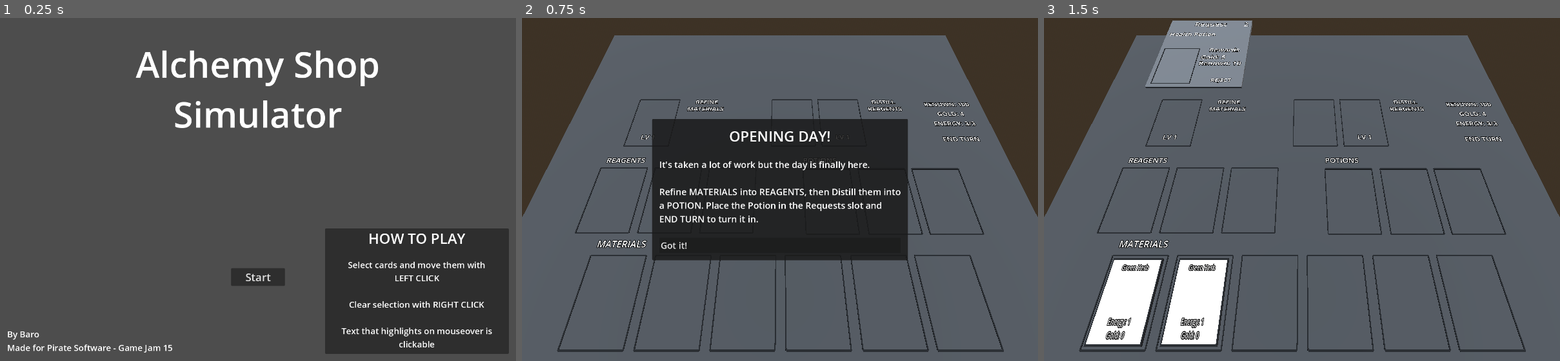
Above: before the commit, frames 1-3 (left to right).
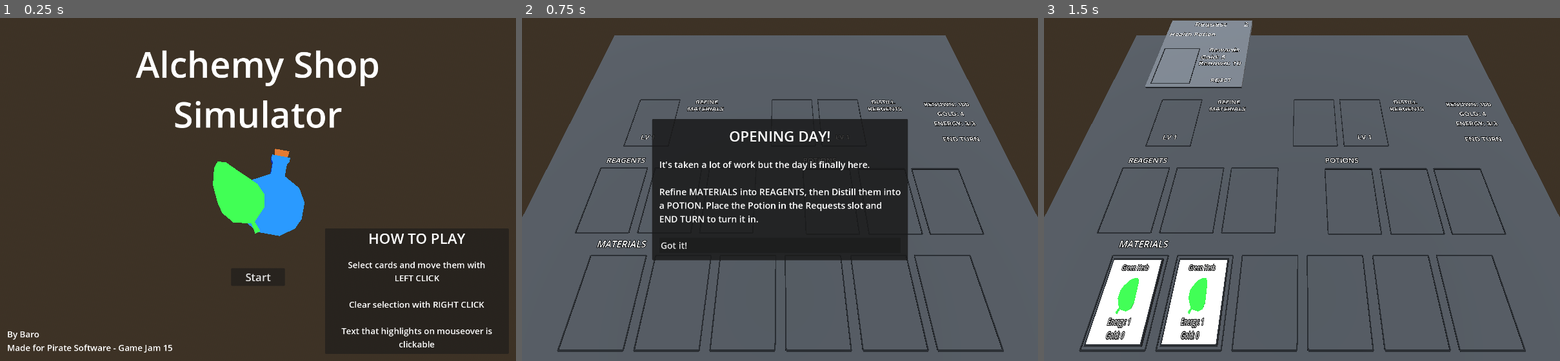
Above: after the commit, the same moments.

Repository: Barodas/game-jam-pirate-software-15
Game: Godot game, scene res://scenes/start_menu.tscn
The game is run twice, just before and just after one commit, with the same random seed, the same clock (stepped at 60 frames per second) and the same inputs.
Inputs:
- Up to frame 1 (0.25 s): no input
- Up to frame 2 (0.75 s): click "Start" at 0.5 s
- Up to frame 3 (1.5 s): click "Got it!" at 1.25 s

The runs differ from the first frame. In frame 1, 84% of the frame differs, in the area x 0-100%, y 0-100%; in frame 2, nothing differs; in frame 3, 0.5%.

Commit message:
Added models for bottle, leaf, and dust
- Added models to cards and title screen
- Changed behaviour when clicking a an incompatible slot with a card selected, now swaps selection to clicked slot

Diff:
--- /dev/null
+++ b/scenes/bottle.tscn
@@ -0,0 +1,32 @@
+[gd_scene load_steps=8 format=3 uid="uid://bkko8lg0c1q1v"]
+
+[ext_resource type="PackedScene" uid="uid://bcfk5lcds538a" path="res://models/Bottle01.glb" id="1_r4o62"]
+[ext_resource type="Script" path="res://scripts/bottle.gd" id="1_rnnpr"]
+[ext_resource type="PackedScene" uid="uid://cvdjjtj0t1wvc" path="res://models/Cork01.glb" id="2_la3ei"]
+[ext_resource type="Material" uid="uid://ciktnjr82n7yh" path="res://scenes/bottle_green.tres" id="2_psx5b"]
+[ext_resource type="Material" uid="uid://baadku8ri13sn" path="res://scenes/bottle_blue.tres" id="3_5rwt4"]
+[ext_resource type="Material" uid="uid://c6xupb71kn6lu" path="res://scenes/bottle_yellow.tres" id="3_8xyne"]
+
+[sub_resource type="StandardMaterial3D" id="StandardMaterial3D_pnrp4"]
+albedo_color = Color(0.476737, 0.237577, 4.81308e-08, 1)
+
+[node name="Bottle" type="Node3D"]
+script = ExtResource("1_rnnpr")
+mat_green = ExtResource("2_psx5b")
+mat_blue = ExtResource("3_5rwt4")
+mat_yellow = ExtResource("3_8xyne")
+
+[node name="Bottle01" parent="." instance=ExtResource("1_r4o62")]
+transform = Transform3D(1, 0, 0, 0, -4.37114e-08, 1, 0, -1, -4.37114e-08, 0, 0, 0)
+
+[node name="Bottle1" parent="Bottle01" index="0"]
+material_override = ExtResource("3_8xyne")
+
+[node name="Cork01" parent="." instance=ExtResource("2_la3ei")]
+transform = Transform3D(1, 0, 0, 0, -4.37114e-08, 1, 0, -1, -4.37114e-08, 0, 0, 0)
+
+[node name="Cork" parent="Cork01" index="0"]
+material_override = SubResource("StandardMaterial3D_pnrp4")
+
+[editable path="Bottle01"]
+[editable path="Cork01"]
--- /dev/null
+++ b/scenes/bottle_blue.tres
@@ -0,0 +1,4 @@
+[gd_resource type="StandardMaterial3D" format=3 uid="uid://baadku8ri13sn"]
+
+[resource]
+albedo_color = Color(0, 0.301961, 1, 1)
--- /dev/null
+++ b/scenes/bottle_green.tres
@@ -0,0 +1,4 @@
+[gd_resource type="StandardMaterial3D" format=3 uid="uid://ciktnjr82n7yh"]
+
+[resource]
+albedo_color = Color(0.113202, 0.686263, 0.136535, 1)
--- /dev/null
+++ b/scenes/bottle_yellow.tres
@@ -0,0 +1,4 @@
+[gd_resource type="StandardMaterial3D" format=3 uid="uid://c6xupb71kn6lu"]
+
+[resource]
+albedo_color = Color(1, 0.905882, 0, 1)
--- a/scenes/card.tscn
+++ b/scenes/card.tscn
@@ -1,6 +1,11 @@
-[gd_scene load_steps=8 format=3 uid="uid://cfcyp6ygd7myq"]
+[gd_scene load_steps=13 format=3 uid="uid://cfcyp6ygd7myq"]
 
 [ext_resource type="Script" path="res://scripts/card.gd" id="1_5kcb4"]
+[ext_resource type="PackedScene" uid="uid://bkko8lg0c1q1v" path="res://scenes/bottle.tscn" id="2_rnfu0"]
+[ext_resource type="Material" uid="uid://baadku8ri13sn" path="res://scenes/bottle_blue.tres" id="3_6jkln"]
+[ext_resource type="PackedScene" uid="uid://bavtr0ioi2dca" path="res://models/Dust01.glb" id="3_fcutl"]
+[ext_resource type="Material" uid="uid://ciktnjr82n7yh" path="res://scenes/bottle_green.tres" id="4_vcg7f"]
+[ext_resource type="PackedScene" uid="uid://cneytorxrlqtj" path="res://models/Leaf01.glb" id="5_d2tin"]
 
 [sub_resource type="BoxMesh" id="BoxMesh_55re0"]
 
@@ -22,6 +27,8 @@
 transform = Transform3D(1, 0, 0, 0, 0.1, 0, 0, 0, 1.5, 0, 0, 0)
 mesh = SubResource("BoxMesh_55re0")
 script = ExtResource("1_5kcb4")
+mat_green = ExtResource("4_vcg7f")
+mat_blue = ExtResource("3_6jkln")
 
 [node name="NameLabel" type="Label3D" parent="."]
 transform = Transform3D(1, 0, 0, 0, -4.37114e-08, 1, 0, -1, -4.37114e-08, 0, 0.51, -0.473)
@@ -61,3 +68,23 @@
 transform = Transform3D(1.15, 0, 0, 0, 0.8, 0, 0, 0, 1.15, 0, 0, 0)
 material_override = SubResource("StandardMaterial3D_7fmmv")
 mesh = SubResource("BoxMesh_clpln")
+
+[node name="Bottle" parent="." instance=ExtResource("2_rnfu0")]
+transform = Transform3D(0.635796, 0, -0.0945998, 0, 1, 0, 0.135143, 0, 0.445057, -0.091119, 0.580525, 0.151609)
+visible = false
+
+[node name="Dust" parent="." instance=ExtResource("3_fcutl")]
+transform = Transform3D(1, 0, 0, 0, -3.10351e-08, 1, 0, -0.71, -4.37114e-08, -0.0267194, 0.625, 0.093451)
+
+[node name="Dust" parent="Dust" index="0"]
+material_override = ExtResource("4_vcg7f")
+
+[node name="Leaf" parent="." instance=ExtResource("5_d2tin")]
+transform = Transform3D(0.838671, 0.386694, 2.38069e-08, 0, -3.10351e-08, 1, 0.544639, -0.595456, -3.66595e-08, -0.0901419, 0.625, 0.119042)
+
+[node name="Leaf" parent="Leaf" index="0"]
+transform = Transform3D(1, 0, 1.11022e-16, 0, 1, -2.22045e-16, -3.55271e-15, 8.88178e-15, 0.0773381, 0.0142256, -0.0623912, 0)
+material_override = ExtResource("4_vcg7f")
+
+[editable path="Dust"]
+[editable path="Leaf"]
--- a/scenes/start_menu.tscn
+++ b/scenes/start_menu.tscn
@@ -1,6 +1,22 @@
-[gd_scene load_steps=2 format=3 uid="uid://b7p8w3a4d7a73"]
+[gd_scene load_steps=9 format=3 uid="uid://b7p8w3a4d7a73"]
 
 [ext_resource type="Script" path="res://scripts/start_menu.gd" id="1_23olp"]
+[ext_resource type="PackedScene" uid="uid://bkko8lg0c1q1v" path="res://scenes/bottle.tscn" id="2_ng1ad"]
+[ext_resource type="Material" uid="uid://baadku8ri13sn" path="res://scenes/bottle_blue.tres" id="3_jofl7"]
+[ext_resource type="PackedScene" uid="uid://cneytorxrlqtj" path="res://models/Leaf01.glb" id="4_hgroj"]
+[ext_resource type="Material" uid="uid://ciktnjr82n7yh" path="res://scenes/bottle_green.tres" id="5_dhvpw"]
+
+[sub_resource type="ProceduralSkyMaterial" id="ProceduralSkyMaterial_qnh52"]
+sky_horizon_color = Color(0.64625, 0.65575, 0.67075, 1)
+ground_horizon_color = Color(0.64625, 0.65575, 0.67075, 1)
+
+[sub_resource type="Sky" id="Sky_4gc42"]
+sky_material = SubResource("ProceduralSkyMaterial_qnh52")
+
+[sub_resource type="Environment" id="Environment_wqkw4"]
+background_mode = 2
+sky = SubResource("Sky_4gc42")
+tonemap_mode = 2
 
 [node name="StartMenu" type="Control"]
 layout_mode = 3
@@ -10,6 +26,13 @@
 grow_horizontal = 2
 grow_vertical = 2
 script = ExtResource("1_23olp")
+
+[node name="WorldEnvironment" type="WorldEnvironment" parent="."]
+environment = SubResource("Environment_wqkw4")
+
+[node name="DirectionalLight3D" type="DirectionalLight3D" parent="."]
+transform = Transform3D(-0.866023, -0.433016, 0.250001, 0, 0.499998, 0.866027, -0.500003, 0.749999, -0.43301, 0, 0, 0)
+shadow_enabled = true
 
 [node name="Title" type="MarginContainer" parent="."]
 layout_mode = 1
@@ -137,6 +160,26 @@
 theme_override_font_sizes/font_size = 30
 text = "Quit"
 
+[node name="Bottle" parent="." instance=ExtResource("2_ng1ad")]
+transform = Transform3D(0.984171, 0, -0.177222, 0, 1, 0, 0.177222, 0, 0.984171, 0.0967162, 0, 0)
+
+[node name="Bottle1" parent="Bottle/Bottle01" index="0"]
+material_override = ExtResource("3_jofl7")
+
+[node name="Camera3D" type="Camera3D" parent="."]
+transform = Transform3D(1, 0, 0, 0, -4.37114e-08, 1, 0, -1, -4.37114e-08, 0, 2.6, -0.5)
+
+[node name="Leaf01" parent="." instance=ExtResource("4_hgroj")]
+transform = Transform3D(1.20317, -0.601165, -2.62778e-08, 0, -5.87918e-08, 1.345, -0.601165, -1.20317, -5.25924e-08, 0, 0.0531435, -0.0199313)
+
+[node name="Leaf" parent="Leaf01" index="0"]
+material_override = ExtResource("5_dhvpw")
+
 [connection signal="pressed" from="Buttons/VBoxContainer/StartButton" to="." method="_on_start_button_pressed"]
 [connection signal="pressed" from="Buttons/VBoxContainer/OptionsButton" to="." method="_on_options_button_pressed"]
 [connection signal="pressed" from="Buttons/VBoxContainer/QuitButton" to="." method="_on_quit_button_pressed"]
+
+[editable path="Bottle"]
+[editable path="Bottle/Bottle01"]
+[editable path="Bottle/Cork01"]
+[editable path="Leaf01"]
--- a/scripts/Constants.gd
+++ b/scripts/Constants.gd
@@ -6,3 +6,4 @@
 enum ID {HERB_HEALTH, HERB_MANA, DUST_HEALTH, DUST_MANA, POTION_HEALTH, POTION_MANA, POTION_STAMINA,
 		UPGRADE_REFINE, UPGRADE_DISTILL}
 enum EVENT_TYPE {INFO, ADD_CARD, ADJUST_TAX, ADD_REQUEST}
+enum BOTTLE_COLOUR {GREEN, BLUE, YELLOW}
--- /dev/null
+++ b/scripts/bottle.gd
@@ -0,0 +1,16 @@
+extends Node3D
+
+@export var mat_green: Material
+@export var mat_blue: Material
+@export var mat_yellow: Material
+
+@onready var _bottle = $Bottle01/Bottle1
+
+func set_colour(colour:Constants.BOTTLE_COLOUR):
+	match colour:
+		Constants.BOTTLE_COLOUR.GREEN:
+			_bottle.material_override = mat_green
+		Constants.BOTTLE_COLOUR.BLUE:
+			_bottle.material_override = mat_blue
+		Constants.BOTTLE_COLOUR.YELLOW:
+			_bottle.material_override = mat_yellow
--- a/scripts/card.gd
+++ b/scripts/card.gd
@@ -1,4 +1,8 @@
 class_name Card extends MeshInstance3D
+
+@export var mat_green: Material
+@export var mat_blue: Material
+@export var mat_yellow: Material
 
 @onready var _name_label = $NameLabel
 @onready var _energy_label = $EnergyLabel
@@ -6,6 +10,9 @@
 @onready var _border_highlight = $BorderHighlight
 @onready var _border_selected = $BorderSelected
 @onready var _border_locked = $BorderLocked
+@onready var _bottle = $Bottle
+@onready var _dust = $Dust/Dust
+@onready var _leaf = $Leaf/Leaf
 
 var data
 var is_hovered = false
@@ -19,10 +26,35 @@
 	return instance
 
 func _ready():
+	_bottle.hide()
+	_dust.hide()
+	_leaf.hide()
 	if data:
 		_name_label.text = data.name
 		_energy_label.text = "Energy: " + str(data.energy)
 		_gold_label.text = "Gold: " + str(data.gold)
+		match data.name:
+			"Green Herb":
+				_leaf.show()
+				_leaf.material_override = mat_green
+			"Blue Herb":
+				_leaf.show()
+				_leaf.material_override = mat_blue
+			"Regenerating\n Dust":
+				_dust.show()
+				_dust.material_override = mat_green
+			"Enervating\n Dust":
+				_dust.show()
+				_dust.material_override = mat_blue
+			"Health Potion":
+				_bottle.show()
+				_bottle.set_colour(Constants.BOTTLE_COLOUR.GREEN)
+			"Mana Potion":
+				_bottle.show()
+				_bottle.set_colour(Constants.BOTTLE_COLOUR.BLUE)
+			"Stamina Potion":
+				_bottle.show()
+				_bottle.set_colour(Constants.BOTTLE_COLOUR.YELLOW)
 		print("Initialised a ", data.name, " Card")
 
 func _process(delta):
--- a/scripts/game.gd
+++ b/scripts/game.gd
@@ -228,6 +228,11 @@
 	elif selected_slot != null && selected_slot != slot:
 		if !valid_slot_category(selected_slot.card, slot):
 			print("Category mismatch between selection and target slots")
+			if slot.has_card():
+				selected_slot.select_slot(false)
+				selected_slot = slot
+				slot.select_slot(true)
+				print("Target slot has a card, swap selection to it")
 		elif slot.has_card():
 			print("Swapping selected slot: ", selected_slot.name, " with slot: ", slot.name)
 			var card_to_swap = slot.card
Binary file added: models/Bottle01.glb
Not shown, added: models/Bottle01.glb.import
Binary file added: models/Cork01.glb
Not shown, added: models/Cork01.glb.import
Binary file added: models/Dust01.glb
Not shown, added: models/Dust01.glb.import
Binary file added: models/Leaf01.glb
Not shown, added: models/Leaf01.glb.import
